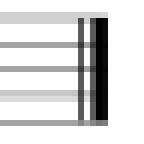
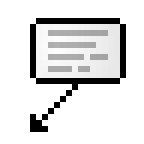
Layers edited between the first and the second 144px x 144px image:
added layer "Layer 1" above "6+ 3" over [30, 18, 126, 132]
hid "barlines", painted on it over [0, 12, 126, 126]
